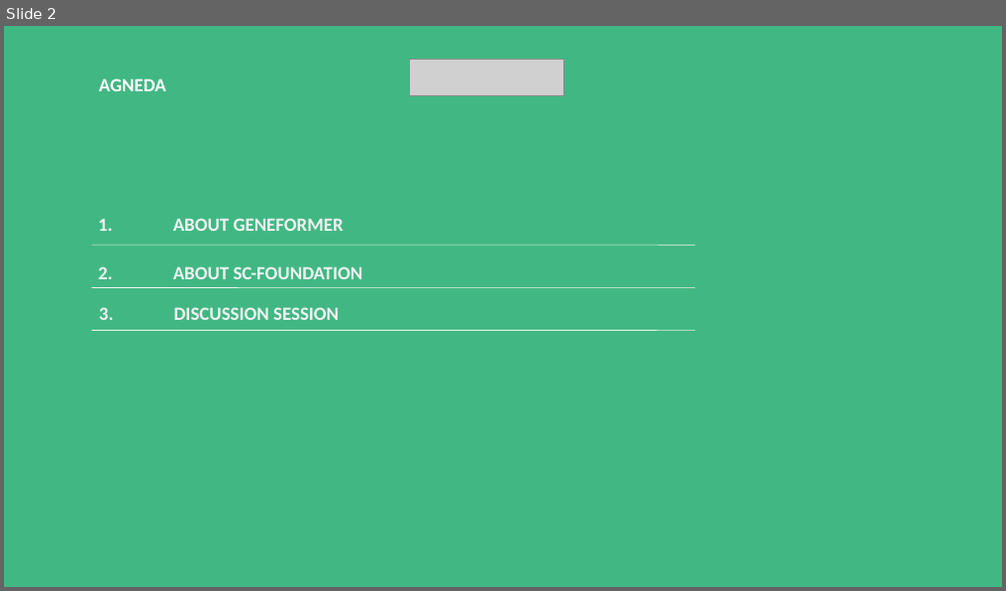
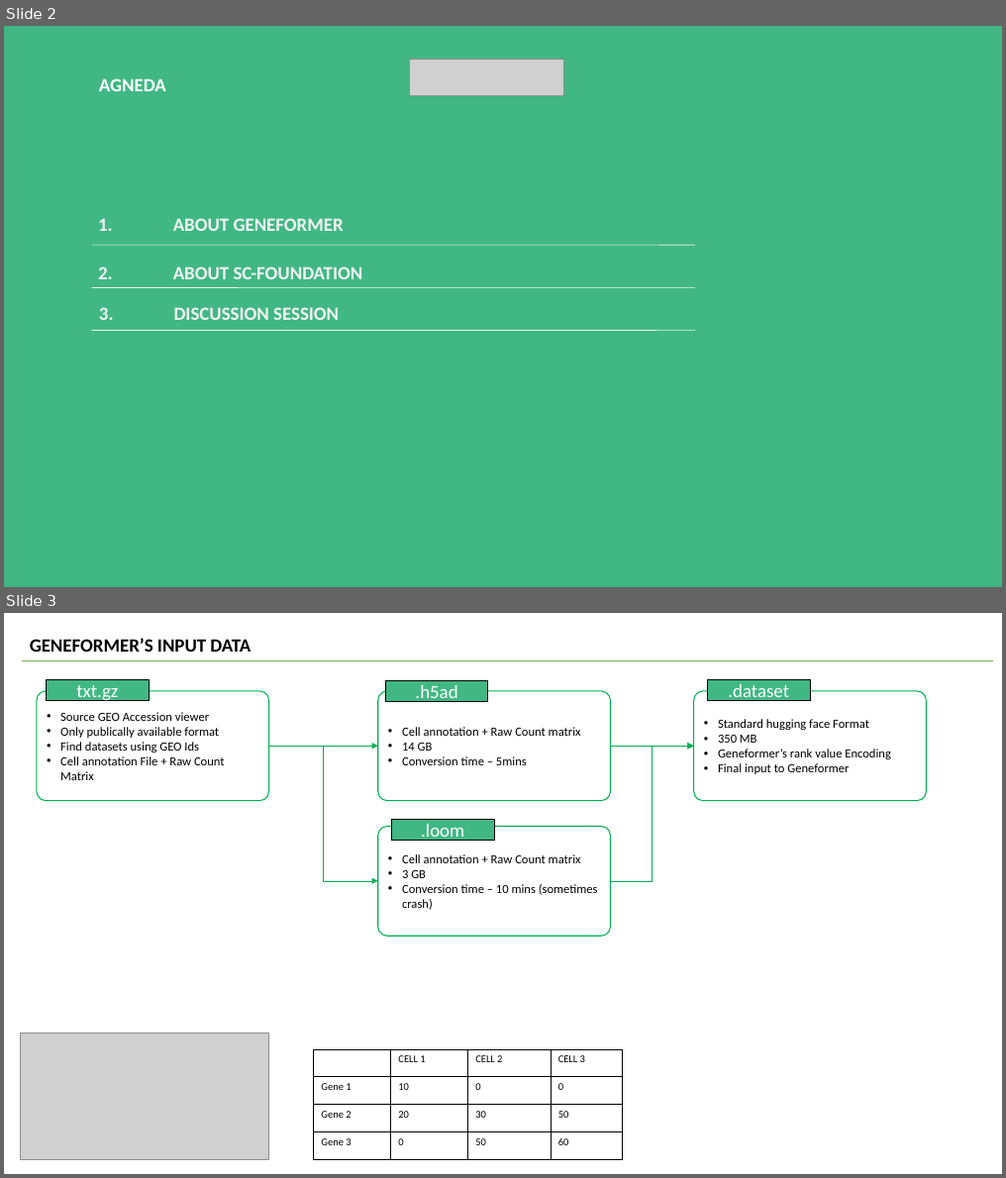
Before and after one commit to v-dev688/presentations, a slide deck: Biomedical Foundation Models into TBDSS.pptx. Shown one above the other, each under a label of ours: slide 2 before the commit, slides 2 and 3 after it. The pictures are 1006x591 and 1006x1178 pixels, drawn with LibreOffice and Linux fonts; fonts in the diff are those of the drawing; grey boxes stand for pictures. Boxes give left, top, right and bottom in pixels: in the first picture for what was removed or moved away, otherwise in the second. Text is boxed around its words. In the diff, an @@ line names an element or a change of style, - is before the commit and + after.

```diff
--- a/Biomedical Foundation Models into TBDSS.pptx
+++ b/Biomedical Foundation Models into TBDSS.pptx
@@ slide 3 added at (x1=4, y1=613, x2=1002, y2=1174), background #FFFFFF @@
@@ text added at (x1=30, y1=638, x2=251, y2=652), 18 pt, text #000000, bold @@
+GENEFORMER’S INPUT DATA
@@ line added from (22, 661) to (993, 661), #70AD47 0.5 pt @@
@@ rounded rectangle added at (x1=37, y1=691, x2=269, y2=801), fill #FFFFFF, outline #00B050 1 pt, 12 pt, text #000000 @@
+• Source GEO Accession viewer
+• Only publically available format
+• Find datasets using GEO Ids
+• Cell annotation File + Raw Count Matrix
@@ rectangle added at (x1=46, y1=680, x2=149, y2=700), fill #41B883, outline #000000 1 pt, 18 pt, text #FFFFFF @@
+txt.gz
@@ rounded rectangle added at (x1=378, y1=691, x2=611, y2=801), fill #FFFFFF, outline #00B050 1 pt, 12 pt, text #000000 @@
+• Cell annotation + Raw Count matrix
+• 14 GB
+• Conversion time – 5mins
@@ rectangle added at (x1=386, y1=681, x2=488, y2=701), fill #41B883, outline #000000 1 pt, 18 pt, text #FFFFFF @@
+.h5ad
@@ rounded rectangle added at (x1=694, y1=691, x2=927, y2=801), fill #FFFFFF, outline #00B050 1 pt, 12 pt, text #000000 @@
+• Standard hugging face Format
+• 350 MB
+• Geneformer’s rank value Encoding
+• Final input to Geneformer
@@ rectangle added at (x1=708, y1=680, x2=810, y2=700), fill #41B883, outline #000000 1 pt, 18 pt, text #FFFFFF @@
+.dataset
@@ arrow added from (269, 747) to (378, 747), #00B050 0.5 pt @@
@@ elbow arrow added from (269, 747) to (378, 881), #00B050 0.5 pt @@
@@ arrow added from (611, 747) to (694, 747), #00B050 0.5 pt @@
@@ elbow arrow added from (611, 881) to (694, 747), #00B050 0.5 pt @@
@@ rectangle added at (x1=392, y1=820, x2=494, y2=840), fill #41B883, outline #000000 1 pt, 18 pt, text #FFFFFF @@
+.loom
@@ rounded rectangle added at (x1=378, y1=827, x2=611, y2=937), fill #FFFFFF, outline #00B050 1 pt, 12 pt, text #000000 @@
+• Cell annotation + Raw Count matrix
+• 3 GB
+• Conversion time – 10 mins (sometimes crash)
@@ picture added at (x1=20, y1=1033, x2=269, y2=1159) @@
@@ table added at (x1=314, y1=1051, x2=623, y2=1160), 4 rows, 4 columns @@
+ | CELL 1 | CELL 2 | CELL 3
+Gene 1 | 10 | 0 | 0
+Gene 2 | 20 | 30 | 50
+Gene 3 | 0 | 50 | 60
```
Also in this commit, not shown: 1 slide changed, 1 other slide added, 2 slides removed.
